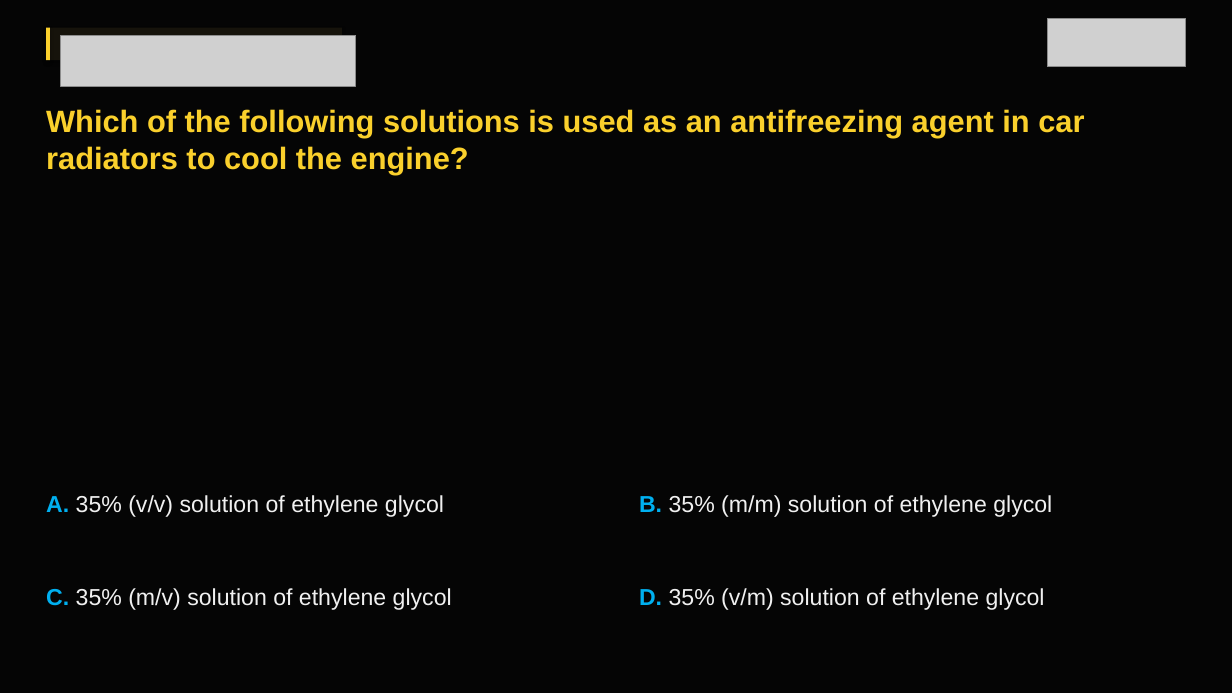
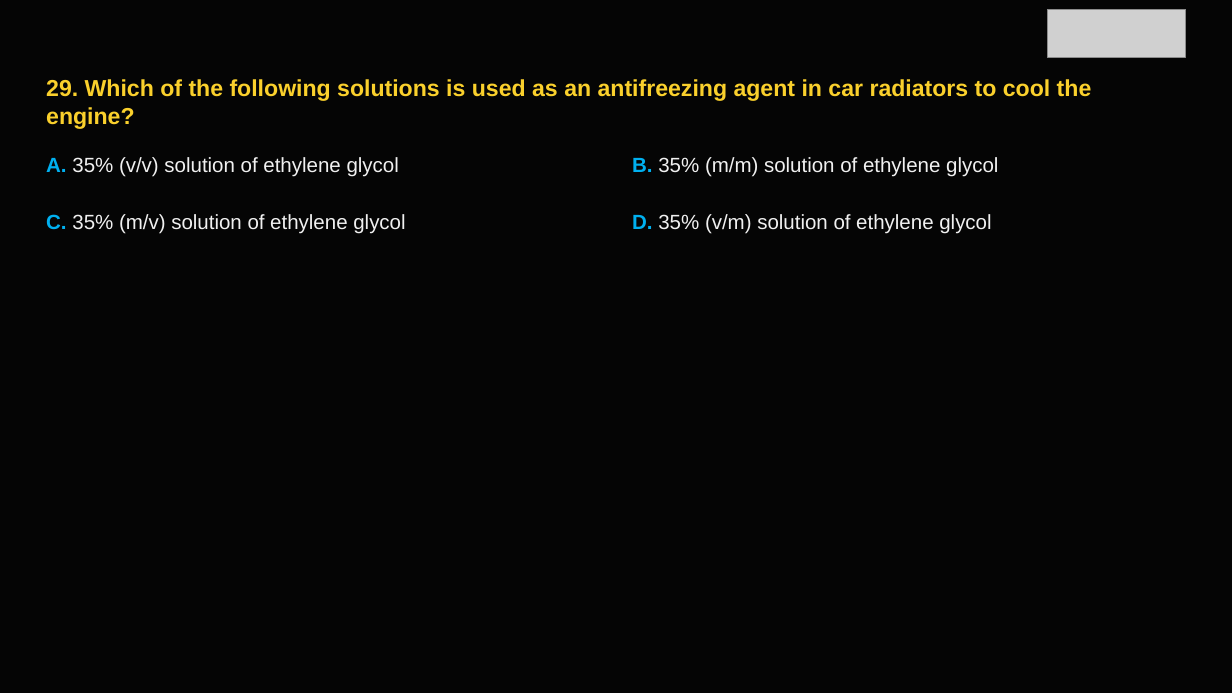
Before and after one commit to lekhan-03/PDFtoSLIDES, a slide deck: slide 31 of data/outputs/chemistry_v4.pptx. Drawn at 1232x693 pixels with LibreOffice and Linux fonts; fonts in the diff are those of the drawing; grey boxes stand for pictures. Boxes give left, top, right and bottom in pixels: in the first picture for what was removed or moved away, otherwise in the second. Text is boxed around its words. In the diff, an @@ line names an element or a change of style, - is before the commit and + after.

```diff
--- a/data/outputs/chemistry_v4.pptx
+++ b/data/outputs/chemistry_v4.pptx
@@ rectangle removed at [46, 28, 342, 60] @@
@@ rectangle removed at [46, 28, 50, 60] @@
@@ picture: place and size @@
-picture at [1047, 18, 1186, 67]
+picture at [1047, 9, 1186, 57]
@@ picture removed at [60, 35, 356, 86] @@
@@ text at [46, 79, 1092, 129]: text changed; size 24 to 18 pt @@
-Which of the following solutions is used as an antifreezing agent in car radiators to cool the engine?
+29. Which of the following solutions is used as an antifreezing agent in car radiators to cool the
+engine?
@@ text at [46, 157, 399, 177]: text changed; size 18 to 16 pt @@
-D. 35% (v/m) solution of ethylene glycol
+A. 35% (v/v) solution of ethylene glycol
@@ text "B. 35% (m/m) solution of ...": place and size @@
-text "B. 35% (m/m) solution of ..." at [639, 495, 1052, 517]
+text "B. 35% (m/m) solution of ..." at [632, 157, 998, 177]
@@ text "B. 35% (m/m) solution of ..." at [632, 157, 998, 177]: size 18 to 16 pt @@
@@ text "C. 35% (m/v) solution of ..." at [46, 214, 405, 234]: size 18 to 16 pt @@
@@ text "C. 35% (m/v) solution of ...": place and size @@
-text "C. 35% (m/v) solution of ..." at [46, 588, 452, 610]
+text "C. 35% (m/v) solution of ..." at [46, 214, 405, 234]
@@ text at [632, 214, 991, 234]: text changed; size 18 to 16 pt @@
-A. 35% (v/v) solution of ethylene glycol
+D. 35% (v/m) solution of ethylene glycol
```
Also in this commit, not shown: 165 other slides changed, 40 slides added, 38 slides removed, 13 other files.
